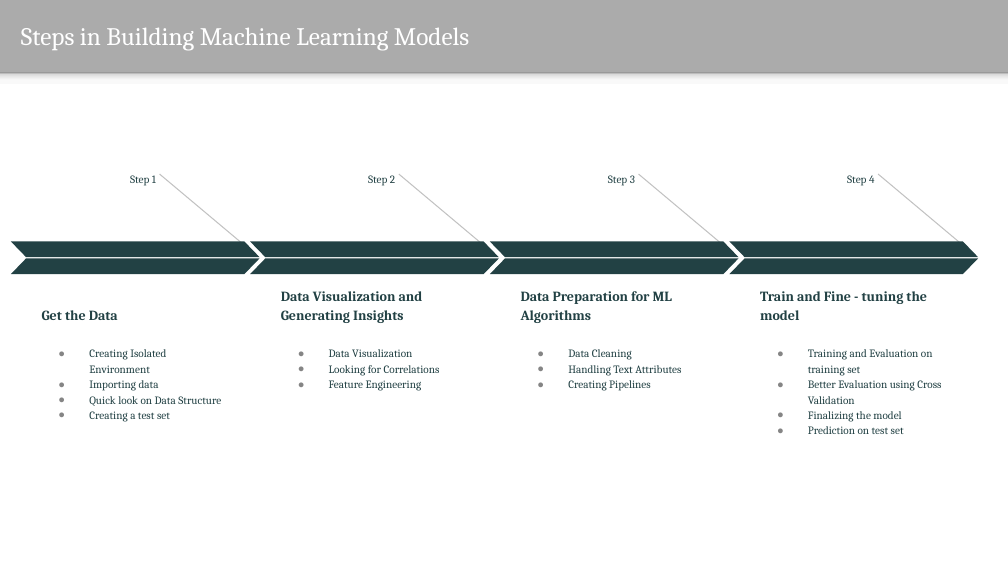
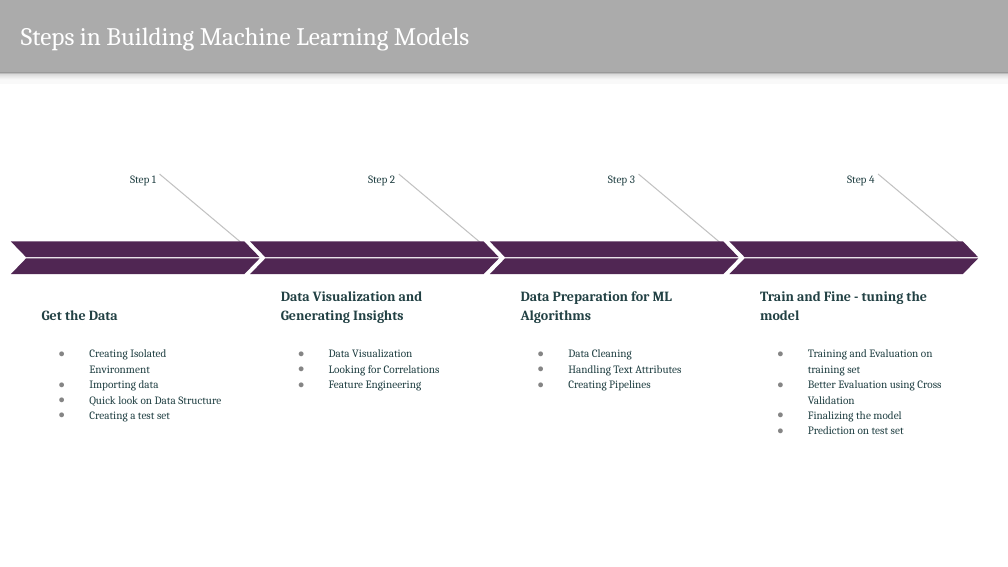
Before and after one commit to saurabhbhatt/DataGiri, a slide deck: slide 5 of Hands-on Machine Learning with Python - Datagiri.pptx. Drawn at 1008x567 pixels with LibreOffice and Linux fonts; fonts in the diff are those of the drawing; background and template pictures are left out. Boxes give left, top, right and bottom in pixels: in the first picture for what was removed or moved away, otherwise in the second. Text is boxed around its words. In the diff, an @@ line names an element or a change of style, - is before the commit and + after.

```diff
--- a/Hands-on Machine Learning with Python - Datagiri.pptx
+++ b/Hands-on Machine Learning with Python - Datagiri.pptx
@@ fill #224144 to #502653 in 8 elements at [11,242,260,258], [11,258,260,274], [250,242,499,258], [250,258,499,274], [490,242,739,258], [490,258,739,274], [730,242,979,258], [730,258,979,274] @@
```
Also in this commit, not shown: 20 other slides changed, 3 slides added, 1 slide removed, 6 other files.
